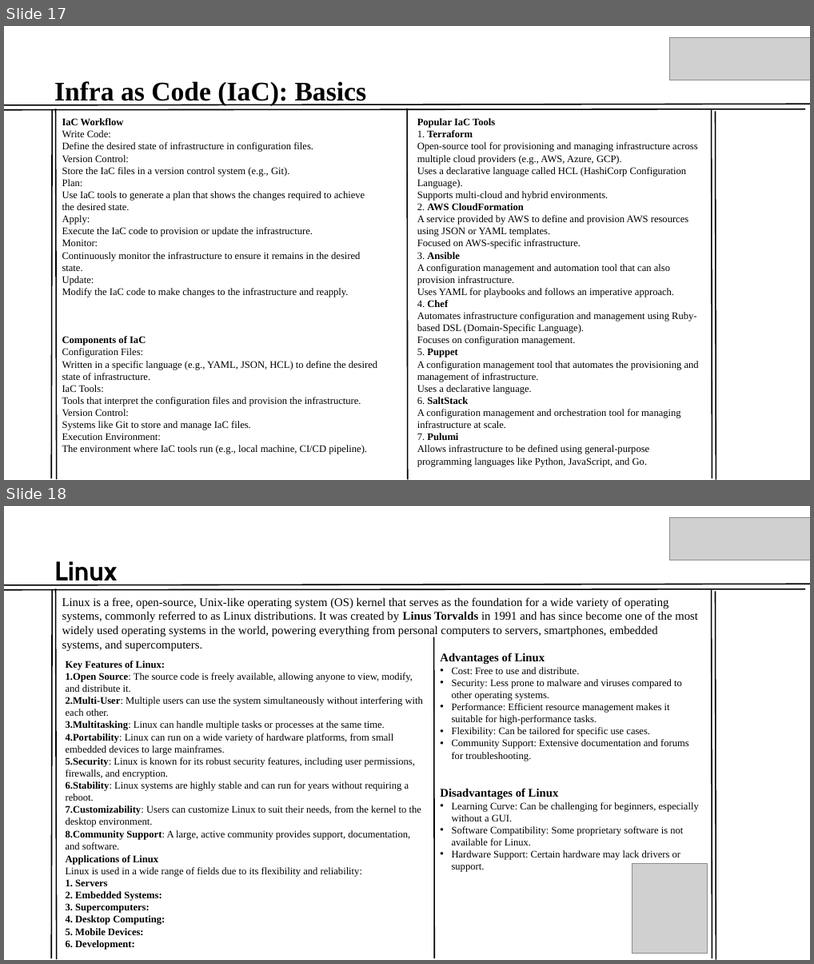
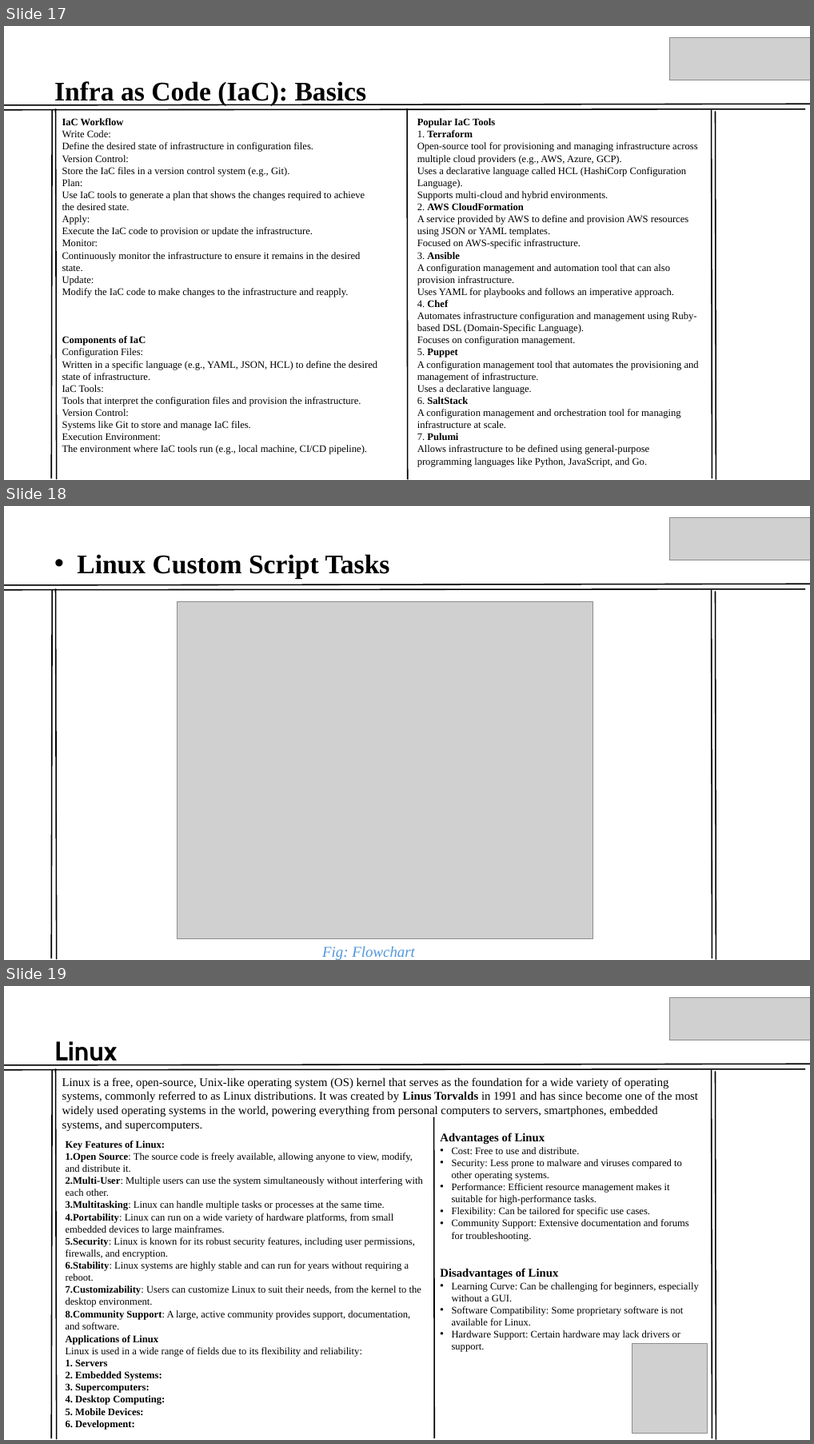
Before and after one commit to keshav-xenon/linux-task, a slide deck: module 3.pptx. Shown one above the other, each under a label of ours: slides 17 and 18 before the commit, slides 17, 18 and 19 after it. The pictures are 814x964 and 814x1444 pixels, drawn with LibreOffice and Linux fonts; fonts in the diff are those of the drawing; grey boxes stand for pictures. Boxes give left, top, right and bottom in pixels: in the first picture for what was removed or moved away, otherwise in the second. Text is boxed around its words. In the diff, an @@ line names an element or a change of style, - is before the commit and + after.

```diff
--- a/module 3.pptx
+++ b/module 3.pptx
@@ slide 18 added at <box>4,506,810,960</box>, background #FFFFFF @@
@@ picture added at <box>670,518,810,560</box> @@
@@ title added at <box>77,554,390,578</box>, 32 pt, text #000000, bold @@
+• Linux Custom Script Tasks
@@ line added from (4, 590) to (806, 589), #000000 1.5 pt @@
@@ line added from (4, 585) to (810, 584), #000000 1.5 pt @@
@@ line added from (52, 589) to (51, 959), #000000 1.5 pt @@
@@ line added from (55, 589) to (57, 959), #000000 1.5 pt @@
@@ picture added at <box>177,601,594,939</box> @@
@@ line added from (712, 589) to (712, 958), #000000 1.5 pt @@
@@ line added from (716, 592) to (717, 960), #000000 1.5 pt @@
@@ text added at <box>322,946,415,960</box>, 18 pt, text #5197DA, italic @@
+Fig: Flowchart
@@ what was slide 18 is now slide 19 @@
```
Also in this commit, not shown: 1 other file.
